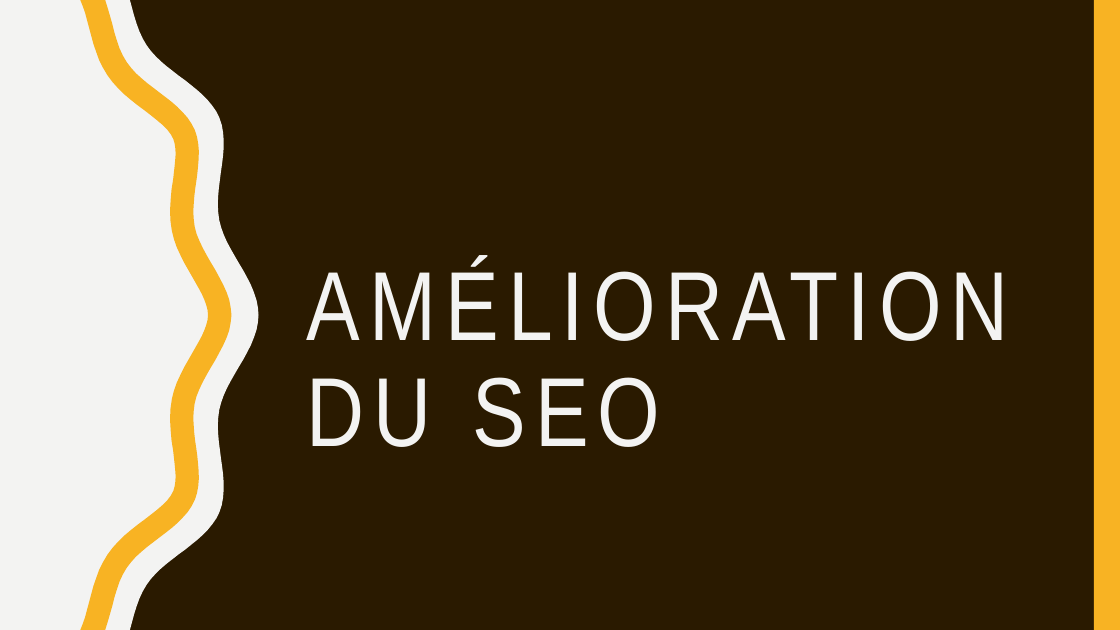
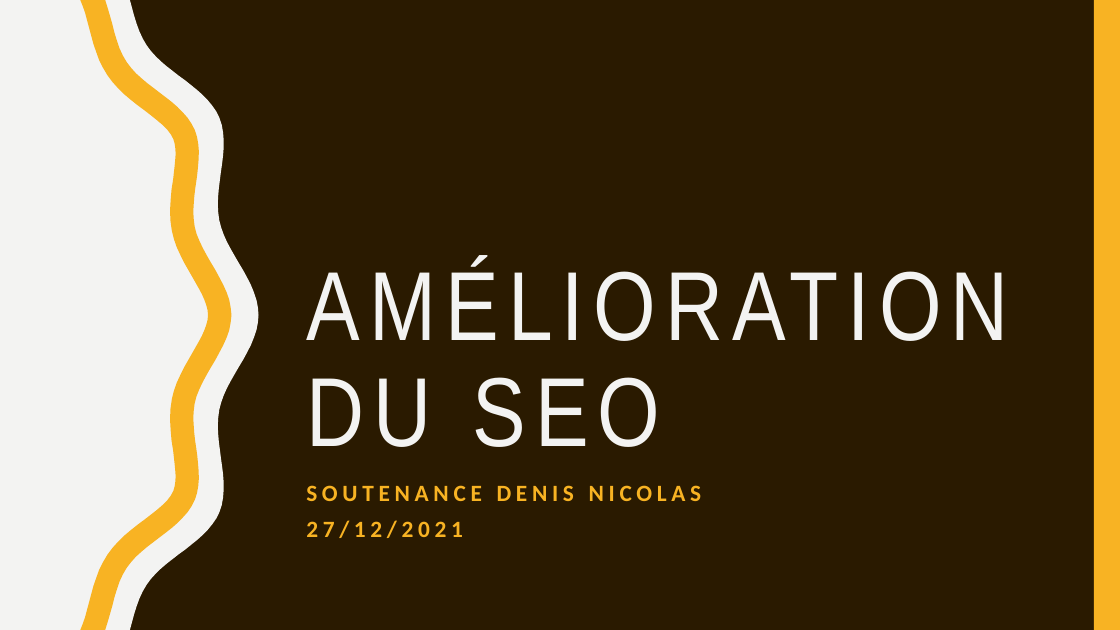
Before and after one commit to Fibre44/DENISNicolas_4_09112021, a slide deck: slide 6 of Soutenance/Soutenance.odp. Drawn at 1120x630 pixels with LibreOffice and Linux fonts; fonts in the diff are those of the drawing. Boxes give left, top, right and bottom in pixels: in the first picture for what was removed or moved away, otherwise in the second. Text is boxed around its words. In the diff, an @@ line names an element or a change of style, - is before the commit and + after.

```diff
--- a/Soutenance/Soutenance.odp
+++ b/Soutenance/Soutenance.odp
@@ text added at (306,485,702,538), 20 pt, text #F8B323, bold @@
+SOUTENANCE DENIS NICOLAS
+27/12/2021
```
Also in this commit, not shown: 4 other slides changed, 4 slides added, 1 slide removed, 4 other files.
